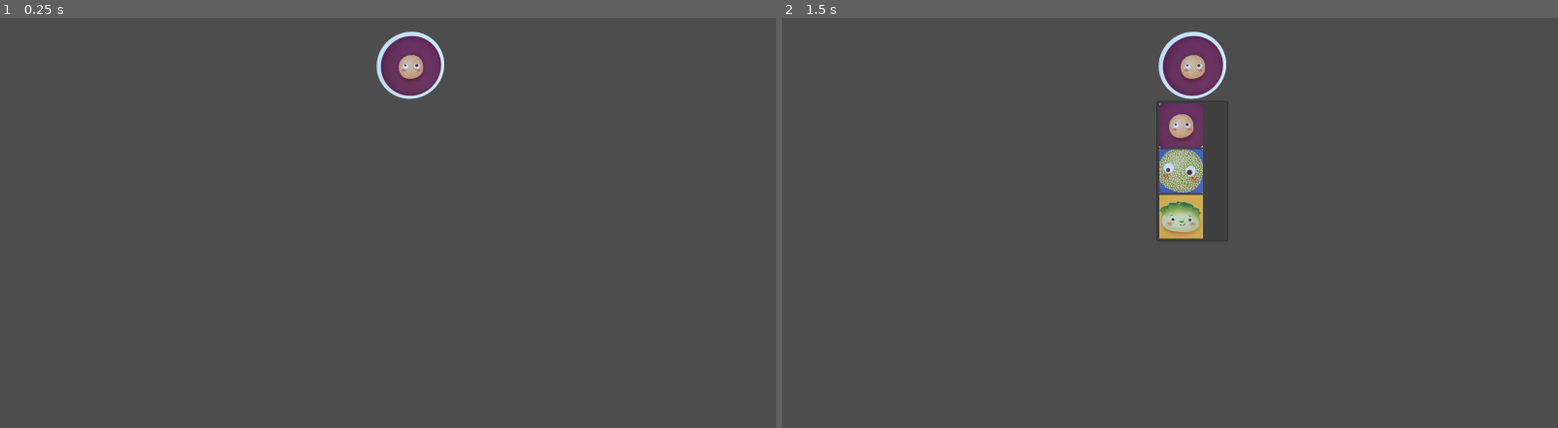
Above: before the commit, frames 1-2 (left to right).
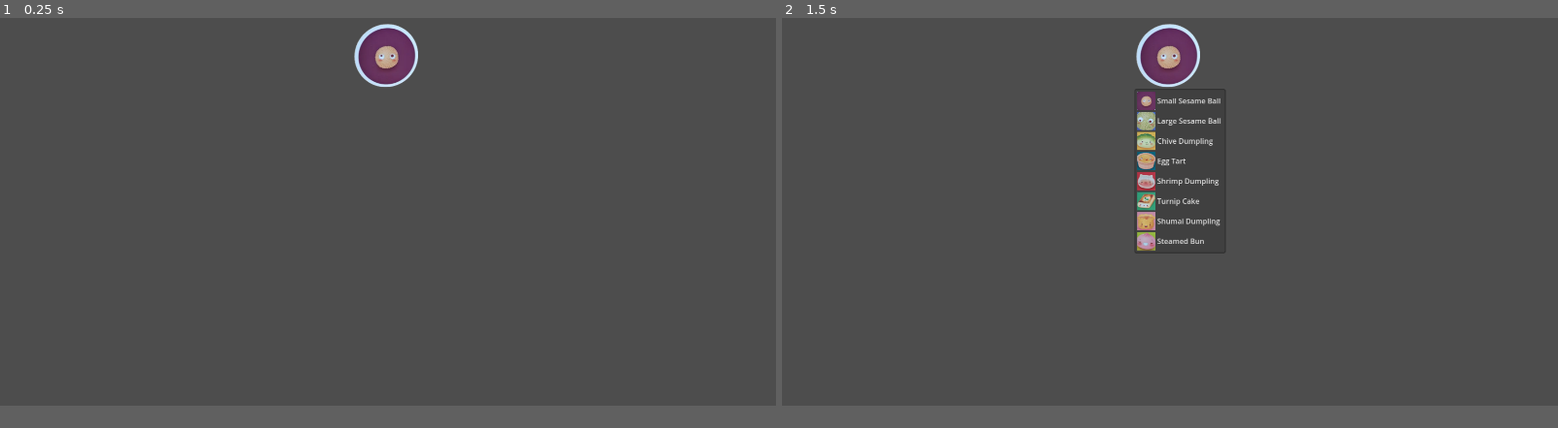
Above: after the commit, the same moments.

Repository: BrandonChang1/CPSC481AIsushidimsum
Game: Godot game, scene res://main.tscn
Two runs of this game, one before a commit and one after it. Both use one fixed random seed, a clock stepped at 60 frames per second and the inputs below.
Inputs (mouse positions are in pixels of both pictures, inside the frame that each line leads up to; where the layout moved, square brackets give the same spot in the first picture):
- Up to frame 1 (0.25 s): no input
- Up to frame 2 (1.5 s): tap Enter at 0.5 s; click (1170, 63) [1193, 67] at 1.25 s
In our replay, the window is 800x540 before the commit and 800x517 after it. These sizes can differ from the game's own. Grey fills any space a smaller window leaves; there, only what the larger window draws over its background counts as a difference.

The runs differ from the first frame. In frame 1, 1.4% of the frame differs, in the area x 45-58%, y 1-20%; in frame 2, 4.3%, in the area x 45-58%, y 1-58%.

Commit message:
added all the other foods

Diff:
--- a/main.tscn
+++ b/main.tscn
@@ -1,13 +1,19 @@
-[gd_scene load_steps=7 format=3 uid="uid://unrxlwdu170"]
+[gd_scene load_steps=12 format=3 uid="uid://unrxlwdu170"]
 
 [ext_resource type="Texture2D" uid="uid://cbw7j851kawpy" path="res://images/smallsesame.png" id="1_tg8bt"]
 [ext_resource type="Texture2D" uid="uid://d2g585c1du0r4" path="res://images/smallsesame_sq.png" id="2_hj5bs"]
 [ext_resource type="Texture2D" uid="uid://8n1ck68t34y6" path="res://images/largesesame_sq.png" id="3_wolko"]
+[ext_resource type="Texture2D" uid="uid://bng3mt3l5nejh" path="res://images/egg_sq.png" id="4_fhocb"]
 [ext_resource type="Texture2D" uid="uid://b05veub2utk4p" path="res://images/chive_sq.png" id="4_wy32f"]
+[ext_resource type="Texture2D" uid="uid://b4cxs8g8pg4f0" path="res://images/shrimp_sq.png" id="5_82ukx"]
+[ext_resource type="Texture2D" uid="uid://csckvcl4ludgf" path="res://images/turnip_sq.png" id="6_l42ue"]
+[ext_resource type="Texture2D" uid="uid://evusbtpc7po4" path="res://images/shumai_sq.png" id="7_q68mw"]
+[ext_resource type="Texture2D" uid="uid://bvevxkj6ufquj" path="res://images/steamed_sq.png" id="8_k300g"]
 
 [sub_resource type="GDScript" id="GDScript_pa3jy"]
 script/source = "#the menubuttons should show choices left to right, or in a grid, but whatever
 #make a large dining table for the background
+# for opponents, do simple label counter, for yourself do stacked icons
 extends Control
 
 enum {
@@ -38,7 +44,7 @@
 # Called when the node enters the scene tree for the first time.
 func _ready() -> void:
 	for n in num_players:
-		items.append([0,0,0,0,0,0,0,0,0]) # watch out this is a shallow copy. see the abandoned mahjong for more on this.
+		items.append([0,0,0,0,0,0,0,0,0]) # watch out, this is a shallow copy. see the abandoned mahjong for more on this.
 
 # Called every frame. 'delta' is the elapsed time since the previous frame.
 func _process(delta: float) -> void:
@@ -46,7 +52,11 @@
 
 func _on_menu_button_food_taken(bowl: int, taken: int, revealed: int) -> void:
 	items[curr_turn][taken] += 1
+	# make new function that does the following: increment the appropriate item, updates the counter. counter needs to be in lockstep with the array variable. and also calculate poitn value.
 	print_status()
+
+func counter_update() -> void:
+	pass
 
 func print_status() -> void:
 	print(items)
@@ -111,16 +121,87 @@
 theme_override_icons/icon = ExtResource("1_tg8bt")
 expand_icon = true
 switch_on_hover = true
-item_count = 3
+item_count = 8
+popup/item_0/text = "Small Sesame Ball"
 popup/item_0/icon = ExtResource("2_hj5bs")
+popup/item_1/text = "Large Sesame Ball"
 popup/item_1/icon = ExtResource("3_wolko")
 popup/item_1/id = 1
+popup/item_2/text = "Chive Dumpling"
 popup/item_2/icon = ExtResource("4_wy32f")
 popup/item_2/id = 2
+popup/item_3/text = "Egg Tart"
+popup/item_3/icon = ExtResource("4_fhocb")
+popup/item_3/id = 3
+popup/item_4/text = "Shrimp Dumpling"
+popup/item_4/icon = ExtResource("5_82ukx")
+popup/item_4/id = 4
+popup/item_5/text = "Turnip Cake"
+popup/item_5/icon = ExtResource("6_l42ue")
+popup/item_5/id = 5
+popup/item_6/text = "Shumai Dumpling"
+popup/item_6/icon = ExtResource("7_q68mw")
+popup/item_6/id = 6
+popup/item_7/text = "Steamed Bun"
+popup/item_7/icon = ExtResource("8_k300g")
+popup/item_7/id = 7
 script = SubResource("GDScript_1dx7h")
 popup/item_1/icon = ExtResource("3_wolko")
 popup/item_0/icon = ExtResource("2_hj5bs")
 popup/item_2/icon = ExtResource("4_wy32f")
+popup/item_0/text = "Small Sesame Ball"
+popup/item_0/checkable = 0
+popup/item_0/checked = false
+popup/item_0/id = 0
+popup/item_0/disabled = false
+popup/item_0/separator = false
+popup/item_1/text = "Large Sesame Ball"
+popup/item_1/checkable = 0
+popup/item_1/checked = false
+popup/item_1/id = 1
+popup/item_1/disabled = false
+popup/item_1/separator = false
+popup/item_2/text = "Chive Dumpling"
+popup/item_2/checkable = 0
+popup/item_2/checked = false
+popup/item_2/id = 2
+popup/item_2/disabled = false
+popup/item_2/separator = false
+popup/item_3/icon = ExtResource("4_fhocb")
+popup/item_3/text = "Egg Tart"
+popup/item_3/checkable = 0
+popup/item_3/checked = false
+popup/item_3/id = 3
+popup/item_3/disabled = false
+popup/item_3/separator = false
+popup/item_4/icon = ExtResource("5_82ukx")
+popup/item_4/text = "Shrimp Dumpling"
+popup/item_4/checkable = 0
+popup/item_4/checked = false
+popup/item_4/id = 4
+popup/item_4/disabled = false
+popup/item_4/separator = false
+popup/item_5/icon = ExtResource("6_l42ue")
+popup/item_5/text = "Turnip Cake"
+popup/item_5/checkable = 0
+popup/item_5/checked = false
+popup/item_5/id = 5
+popup/item_5/disabled = false
+popup/item_5/separator = false
+popup/item_6/icon = ExtResource("7_q68mw")
+popup/item_6/text = "Shumai Dumpling"
+popup/item_6/checkable = 0
+popup/item_6/checked = false
+popup/item_6/id = 6
+popup/item_6/disabled = false
+popup/item_6/separator = false
+popup/item_7/icon = ExtResource("8_k300g")
+popup/item_7/text = "Steamed Bun"
+popup/item_7/checkable = 0
+popup/item_7/checked = false
+popup/item_7/id = 7
+popup/item_7/disabled = false
+popup/item_7/separator = false
 metadata/bowl_index = 0
 metadata/current_item = 0
 
--- a/project.godot
+++ b/project.godot
@@ -17,5 +17,5 @@
 
 [display]
 
-window/size/viewport_width=1600
-window/size/viewport_height=1080
+window/size/viewport_width=1700
+window/size/viewport_height=1100
Binary file changed: images/chive_sq.png
Binary file added: images/chopsticks_sq.png
Not shown, added: images/chopsticks_sq.png.import
Binary file added: images/egg.png
Not shown, added: images/egg.png.import
Binary file added: images/egg_sq.png
Not shown, added: images/egg_sq.png.import
Binary file changed: images/largesesame_sq.png
Binary file added: images/shrimp.png
Not shown, added: images/shrimp.png.import
Binary file added: images/shrimp_sq.png
Not shown, added: images/shrimp_sq.png.import
(and 13 more such lines)
